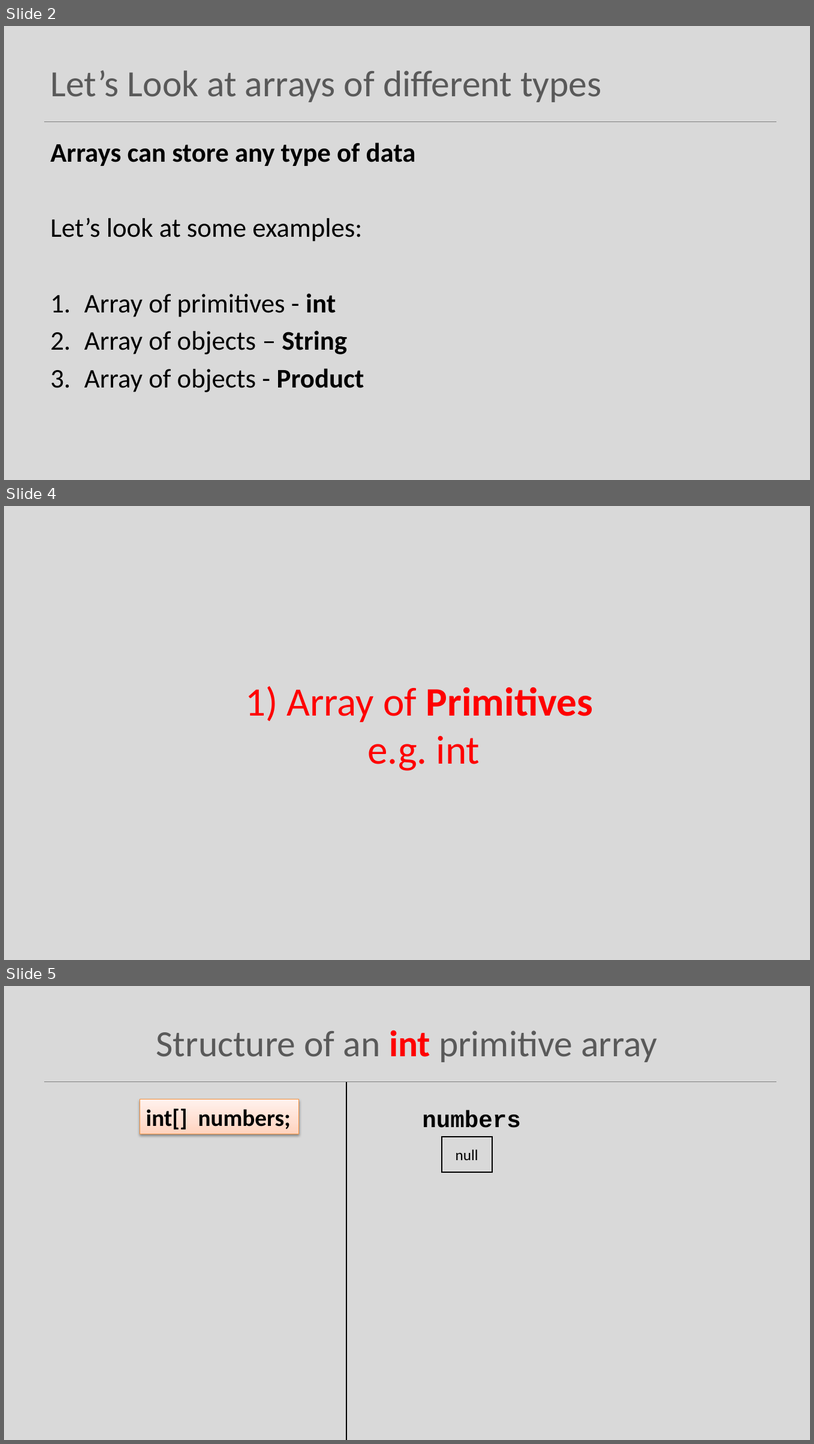
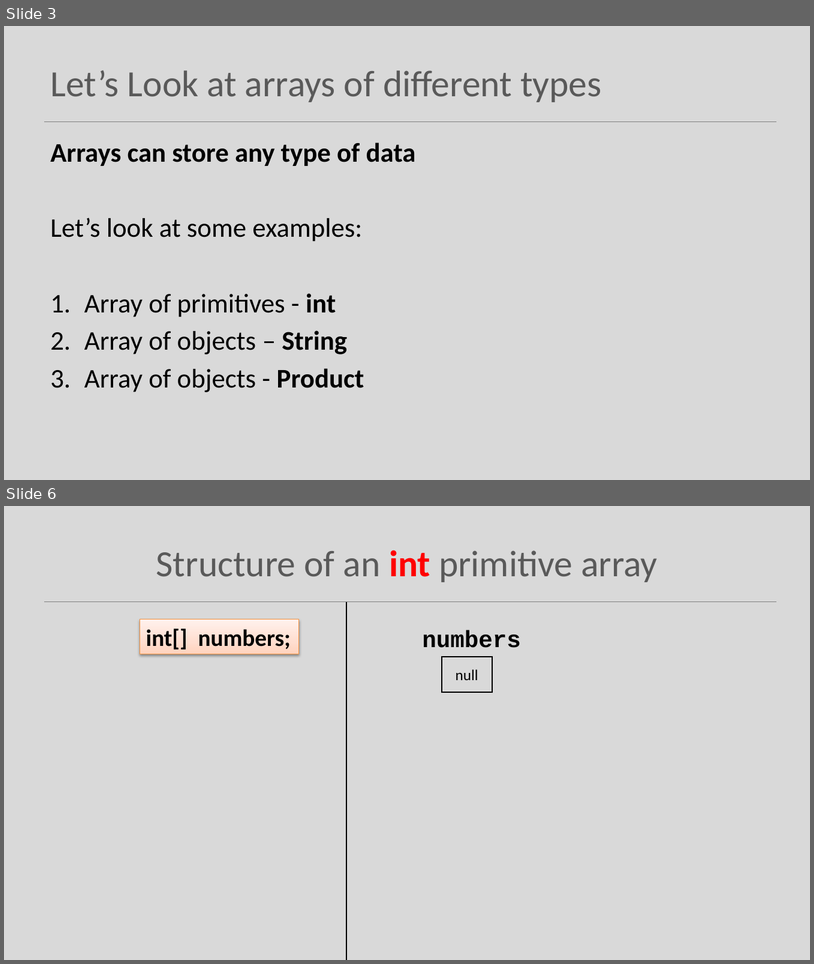
Before and after one commit to Programming-Fundamentals-SETU/prog-fund-1-sept-25, a slide deck: topic06-arrays/unit-1/talk-2-array-classes/b-array-classes.pptx. Shown one above the other, each under a label of ours: slides 2, 4 and 5 before the commit, slides 3 and 6 after it; the slides between them are not shown. The pictures are 814x1444 and 814x964 pixels, drawn with LibreOffice and Linux fonts; fonts in the diff are those of the drawing. Boxes give left, top, right and bottom in pixels: in the first picture for what was removed or moved away, otherwise in the second. Text is boxed around its words. In the diff, an @@ line names an element or a change of style, - is before the commit and + after.

```diff
--- a/topic06-arrays/unit-1/talk-2-array-classes/b-array-classes.pptx
+++ b/topic06-arrays/unit-1/talk-2-array-classes/b-array-classes.pptx
@@ slide 4 removed at (x1=4, y1=506, x2=810, y2=960), background #D9D9D9 @@
@@ text removed at (x1=245, y1=686, x2=593, y2=771) @@
-1) Array of Primitives
-e.g. int
@@ what was slide 2 is now slide 3 @@
@@ what was slide 5 is now slide 6 @@
```
Also in this commit, not shown: 10 slides changed, 4 slides added, 2 other slides removed, 37 other files.
